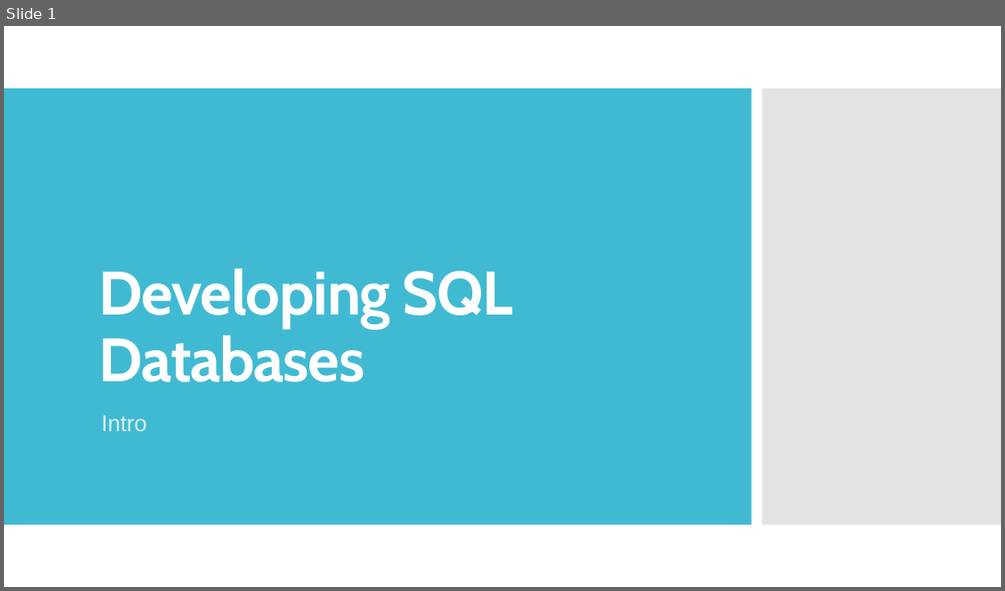
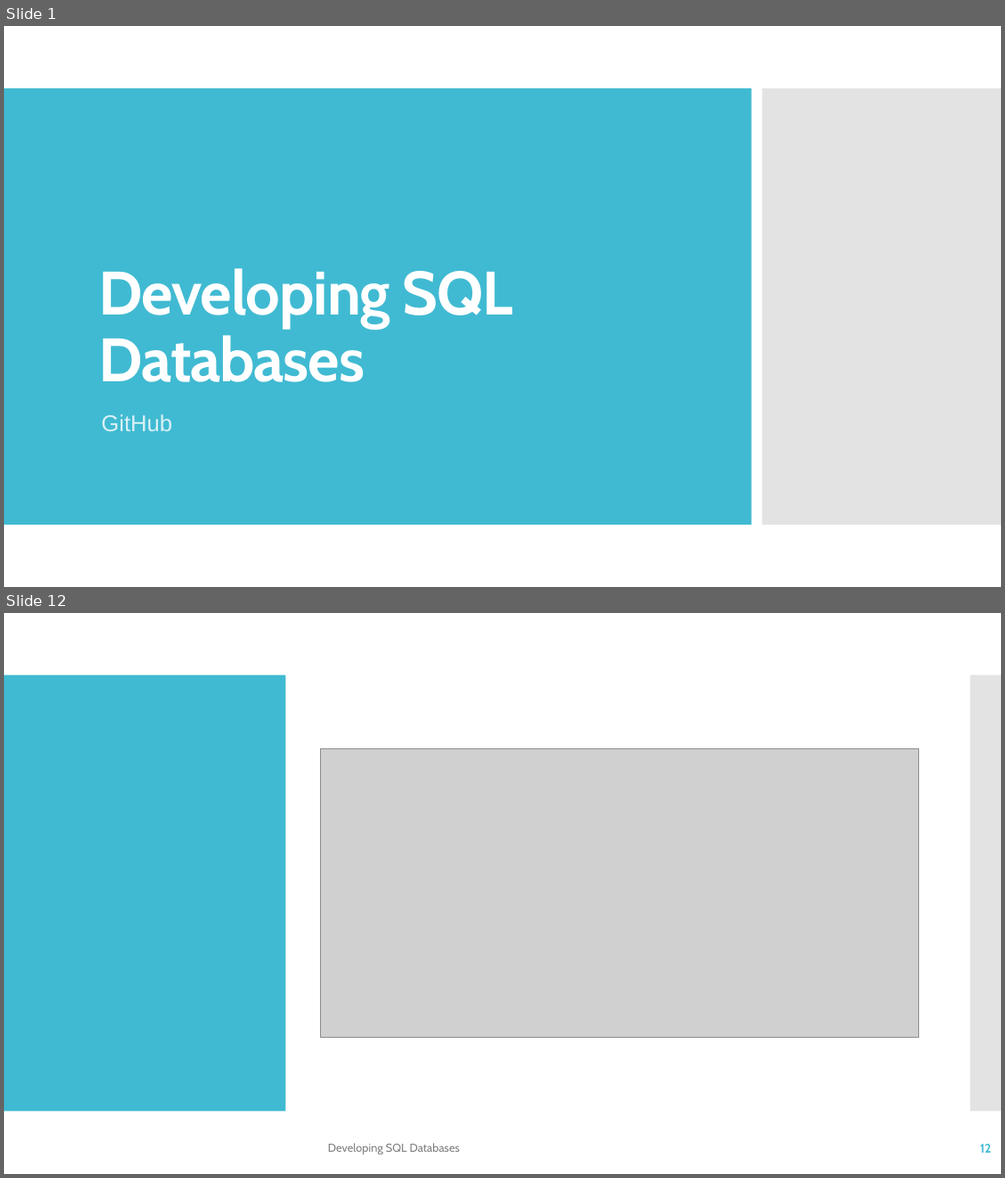
Before and after one commit to TKostyrka/70762DevSQLDB, a slide deck: DEVSQL_00_Intro/DEVSQL_00C_GitHub.pptx. Shown one above the other, each under a label of ours: slide 1 before the commit, slides 1 and 12 after it; the slides between them are not shown. The pictures are 1005x591 and 1005x1178 pixels, drawn with LibreOffice and Linux fonts; fonts in the diff are those of the drawing; grey boxes stand for pictures. Boxes give left, top, right and bottom in pixels: in the first picture for what was removed or moved away, otherwise in the second. Text is boxed around its words. In the diff, an @@ line names an element or a change of style, - is before the commit and + after.

```diff
--- a/DEVSQL_00_Intro/DEVSQL_00C_GitHub.pptx
+++ b/DEVSQL_00_Intro/DEVSQL_00C_GitHub.pptx
@@ slide 12 added at box(4, 613, 1001, 1174), background #FFFFFF @@
@@ rectangle added at box(4, 675, 286, 1111), fill #40BAD2 @@
@@ rectangle added at box(971, 675, 1001, 1111), fill #C8C8C8 at 50% opacity @@
@@ picture added at box(320, 748, 919, 1038) @@
@@ text added at box(328, 1143, 460, 1154), 11 pt, text #808080 @@
+Developing SQL Databases
@@ page number added at box(980, 1143, 992, 1152), 12 pt, text #40BAD2, bold @@
+12
@@ slide 1 changed as well @@
@@ subtitle at box(101, 414, 172, 431): text changed @@
-Intro
+GitHub
```
Also in this commit, not shown: 2 other slides changed, 22 other slides added, 2 slides removed, 1 other file.
